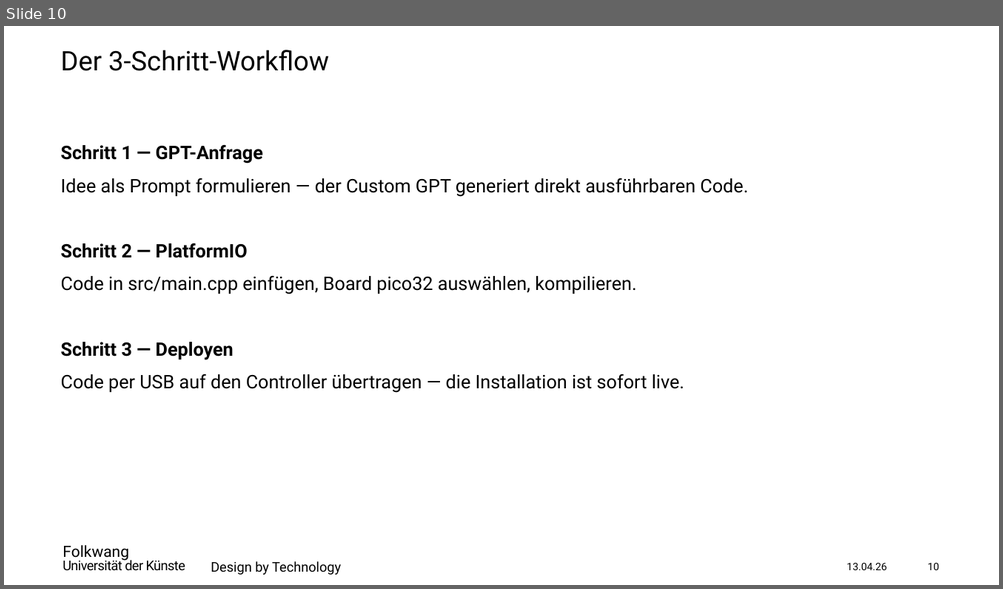
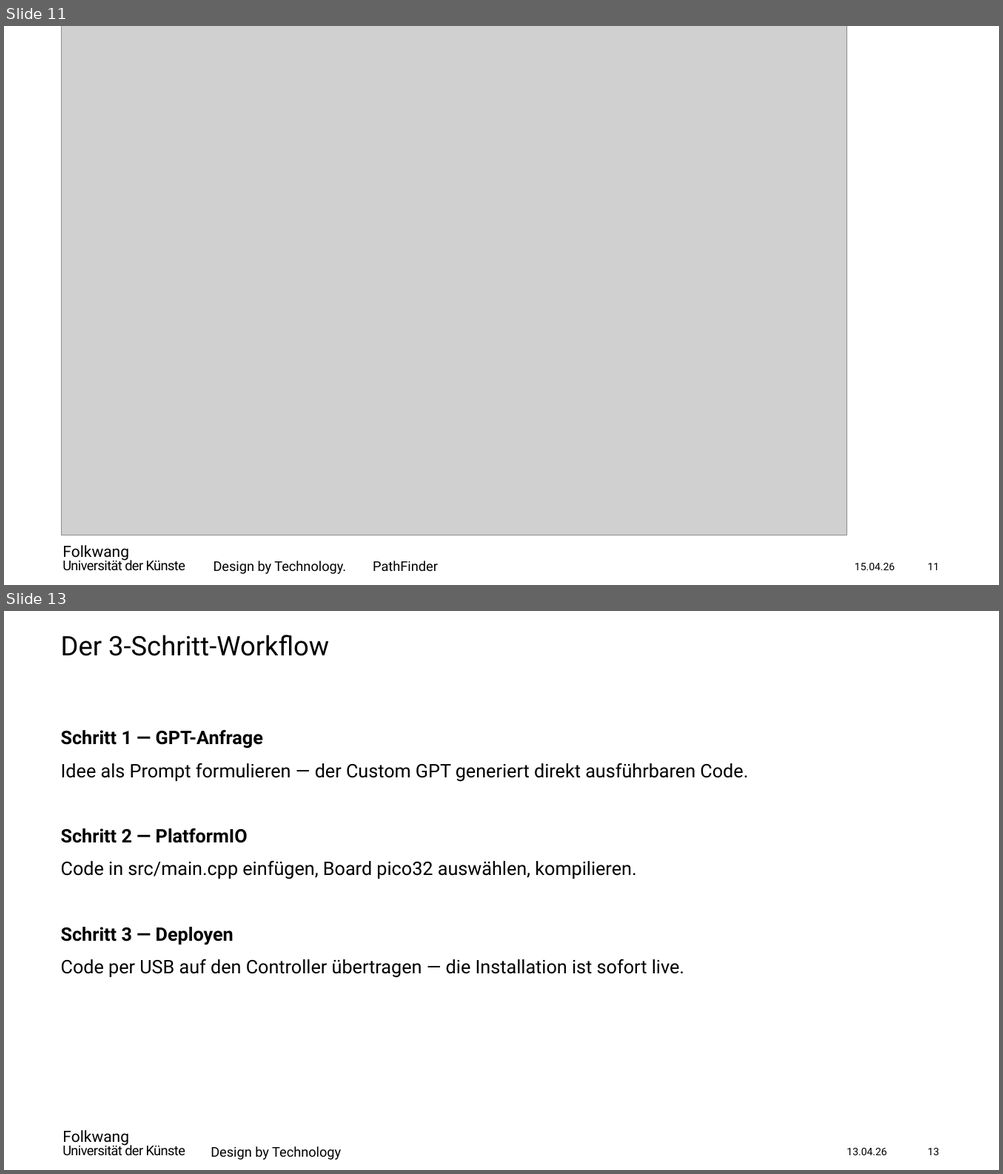
Before and after one commit to archilab/Pathfinder_Workshop, a slide deck: 07_presentations/Pathfinder_Workshop_Einfuehrung.pptx. Shown one above the other, each under a label of ours: slide 10 before the commit, slides 11 and 13 after it; the slides between them are not shown. The pictures are 1003x589 and 1003x1174 pixels, drawn with LibreOffice and Linux fonts; fonts in the diff are those of the drawing; grey boxes stand for pictures. Boxes give left, top, right and bottom in pixels: in the first picture for what was removed or moved away, otherwise in the second. Text is boxed around its words. In the diff, an @@ line names an element or a change of style, - is before the commit and + after.

```diff
--- a/07_presentations/Pathfinder_Workshop_Einfuehrung.pptx
+++ b/07_presentations/Pathfinder_Workshop_Einfuehrung.pptx
@@ slide 11 added at [4,26,999,585], background #FFFFFF; not listed: 2 template elements that a slide beside it also shows @@
@@ picture added at [62,26,846,537] @@
@@ text added at [213,561,438,574], 13 pt, text #000000 @@
+Design by Technology. PathFinder
@@ text added at [854,563,894,571], 10 pt, text #000000 @@
+15.04.26
@@ page number added at [928,563,939,571], 10 pt, text #000000 @@
+11
@@ what was slide 10 is now slide 13 @@
@@ page number at [928,1148,939,1156]: text changed @@
-10
+13
```
Also in this commit, not shown: 4 slides changed, 2 other slides added, 26 other files.
